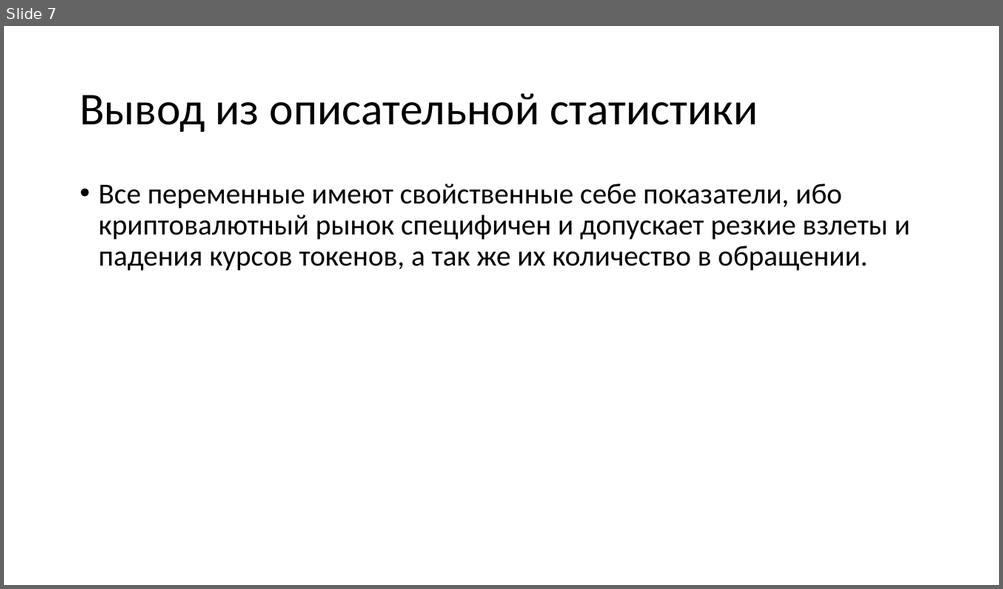
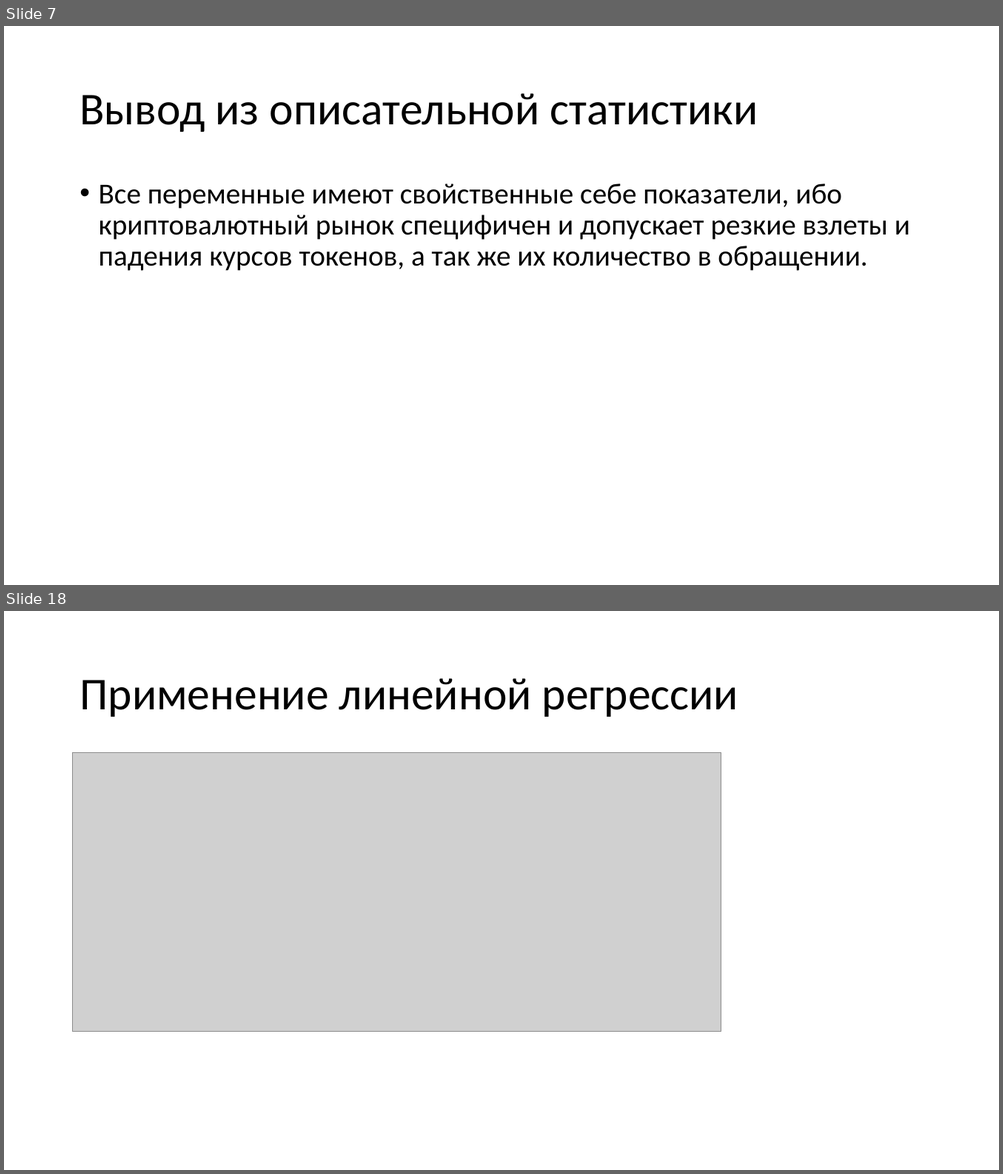
Before and after one commit to egorserdyuk/ASU-Datascience, a slide deck: Crypto/Анализ данных.pptx. Shown one above the other, each under a label of ours: slide 7 before the commit, slides 7 and 18 after it; the slides between them are not shown. The pictures are 1003x589 and 1003x1174 pixels, drawn with LibreOffice and Linux fonts; fonts in the diff are those of the drawing; grey boxes stand for pictures. Boxes give left, top, right and bottom in pixels: in the first picture for what was removed or moved away, otherwise in the second. Text is boxed around its words. In the diff, an @@ line names an element or a change of style, - is before the commit and + after.

```diff
--- a/Crypto/Анализ данных.pptx
+++ b/Crypto/Анализ данных.pptx
@@ slide 18 added at [4,611,999,1170], background #FFFFFF @@
@@ title added at [79,678,738,717], 44 pt, text #000000 @@
+Применение линейной регрессии
@@ picture added at [73,753,721,1032] @@
```
Also in this commit, not shown: 2 slides changed, 14 other slides added, 2 slides removed.
